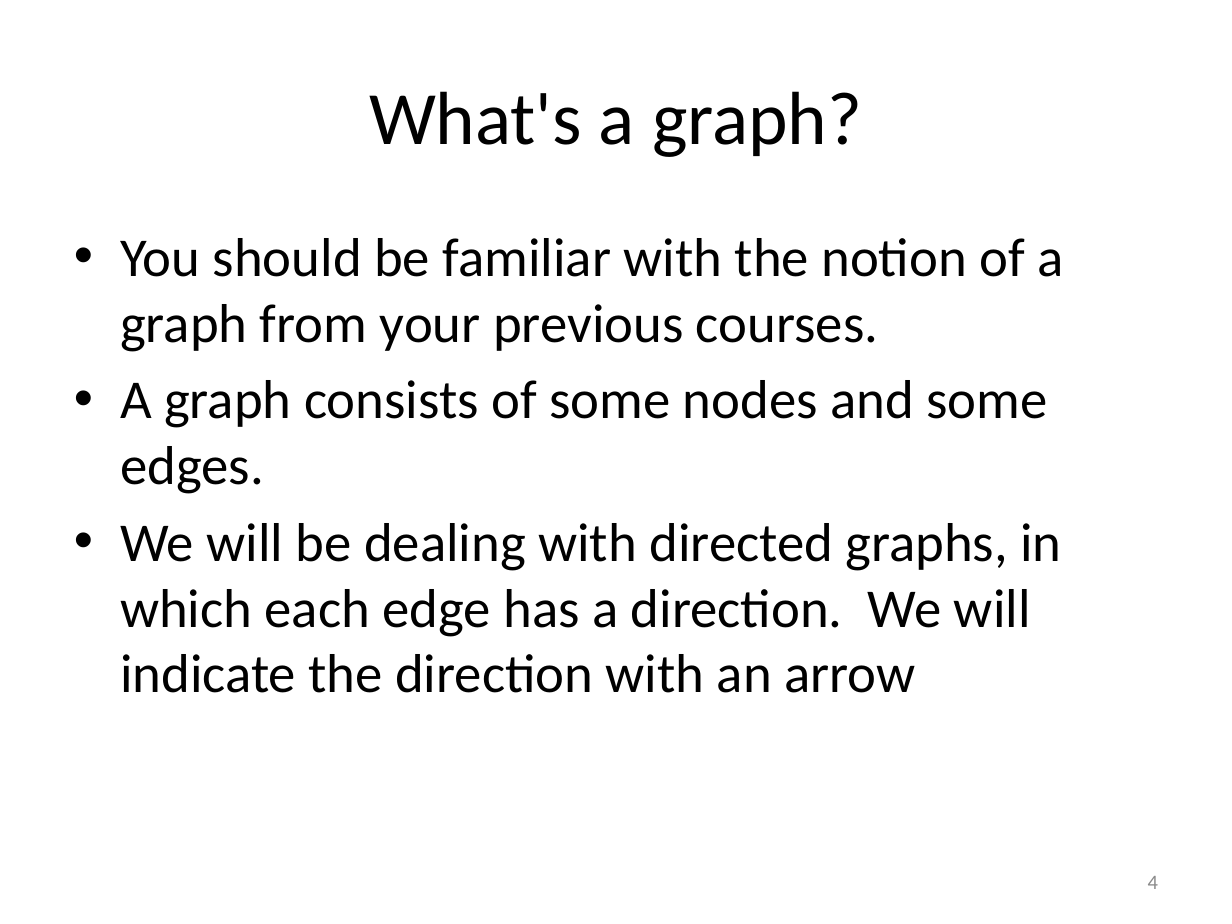
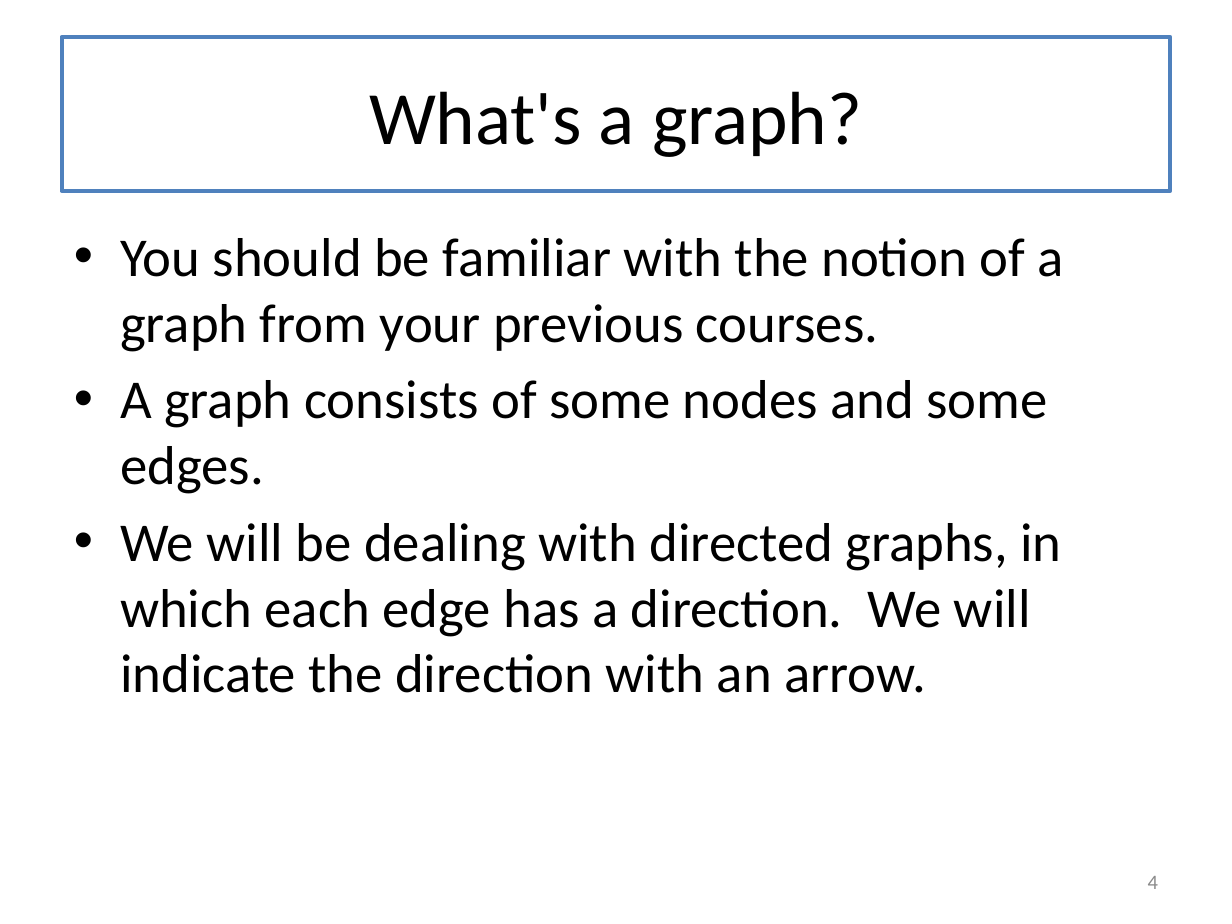
Before and after one commit to mwand/cs5010f16, a slide deck: slide 4 of Slides/Lesson 8.4 Searching in a Graph.pptx. Drawn at 1232x924 pixels with LibreOffice and Linux fonts; fonts in the diff are those of the drawing. Boxes give left, top, right and bottom in pixels: in the first picture for what was removed or moved away, otherwise in the second. Text is boxed around its words. In the diff, an @@ line names an element or a change of style, - is before the commit and + after.

```diff
--- a/Slides/Lesson 8.4 Searching in a Graph.pptx
+++ b/Slides/Lesson 8.4 Searching in a Graph.pptx
@@ title "What's a graph?": place and size @@
-title "What's a graph?" at [369, 91, 862, 157]
+title "What's a graph?" at [62, 37, 1170, 191]
@@ title "What's a graph?" at [62, 37, 1170, 191]: fill none to #FFFFFF; outline none to #4F81BD 2.25 pt @@
@@ text at [120, 523, 1061, 693]: text changed @@
-• We will be dealing with directed graphs, in which each edge has a direction. We will indicate the direction with an arrow
+• We will be dealing with directed graphs, in which each edge has a direction. We will indicate the direction with an arrow.
```
Also in this commit, not shown: 34 other slides changed, 1 slide removed, 18 other files.
